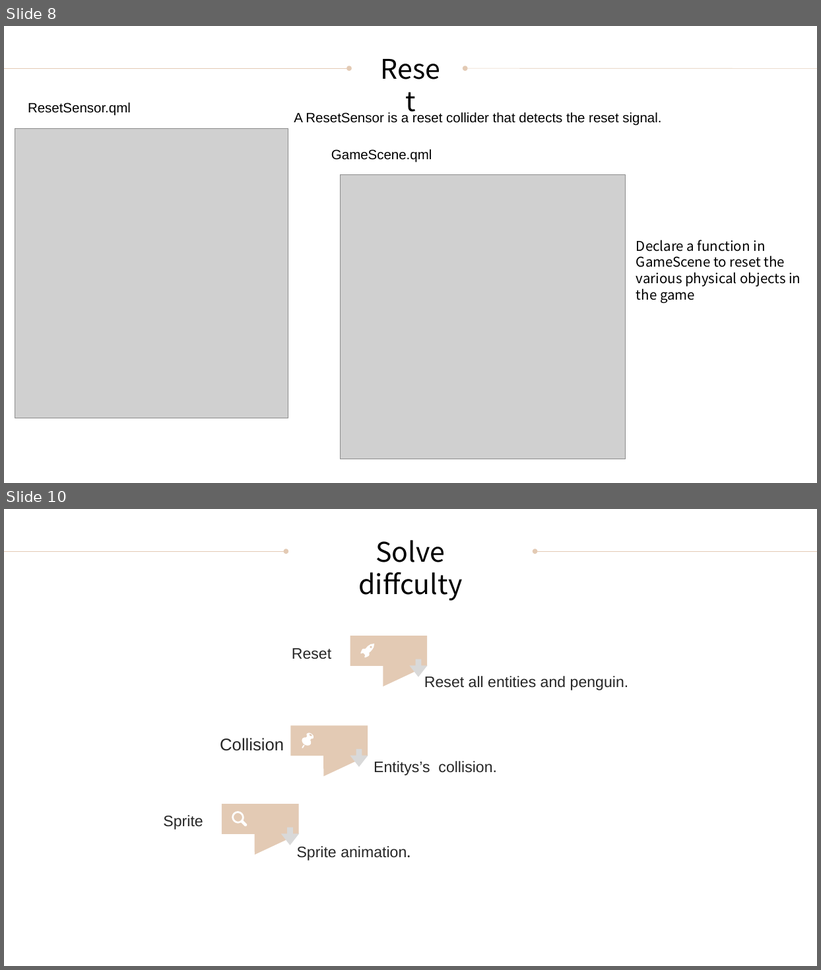
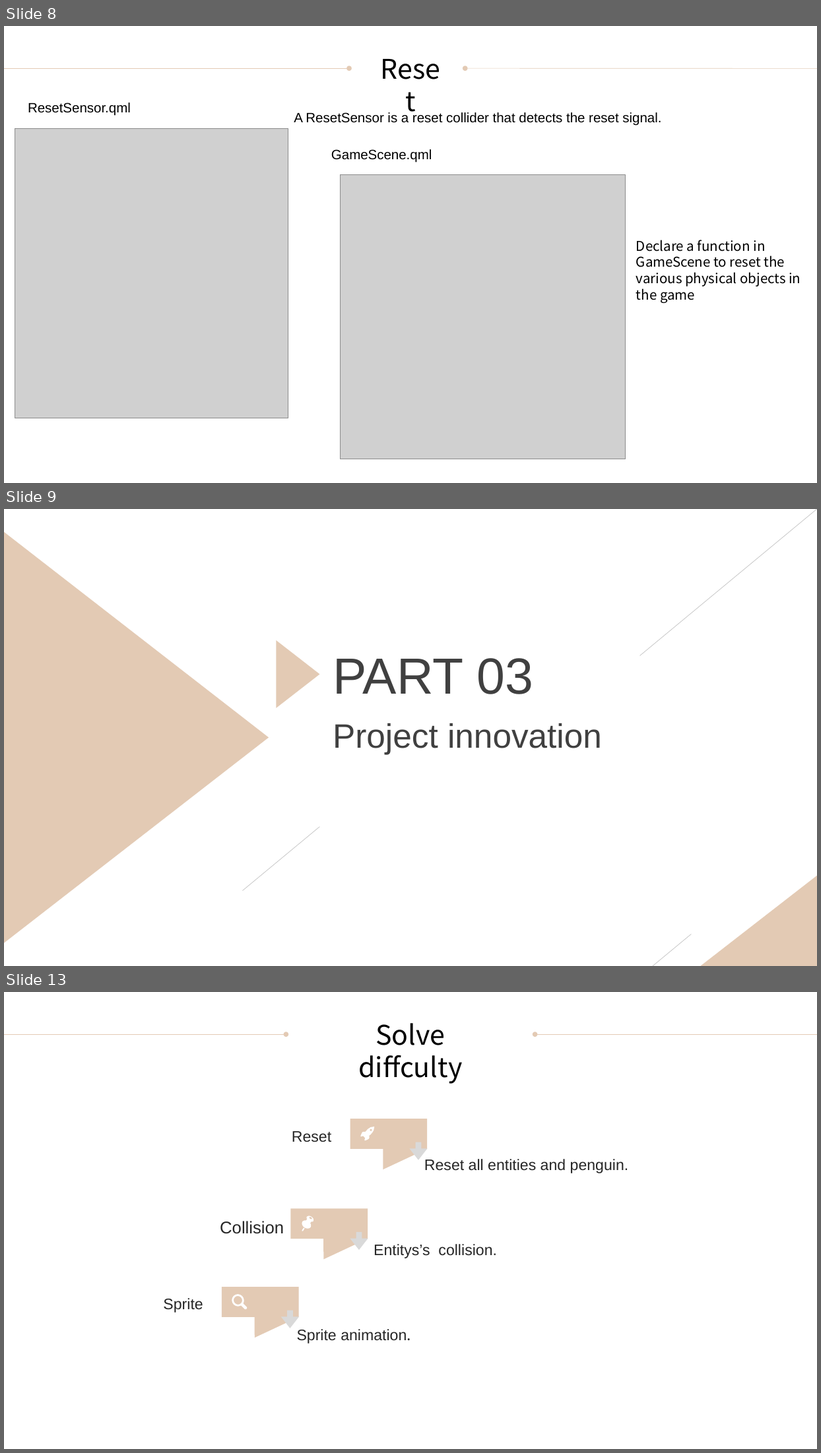
Before and after one commit to furongzhilab/SuperTux, a slide deck: 答辩PPT.pptx. Shown one above the other, each under a label of ours: slides 8 and 10 before the commit, slides 8, 9 and 13 after it; the slides between them are not shown. The pictures are 821x970 and 821x1453 pixels, drawn with LibreOffice and Linux fonts; fonts in the diff are those of the drawing; grey boxes stand for pictures. Boxes give left, top, right and bottom in pixels: in the first picture for what was removed or moved away, otherwise in the second. Text is boxed around its words. In the diff, an @@ line names an element or a change of style, - is before the commit and + after.

```diff
--- a/答辩PPT.pptx
+++ b/答辩PPT.pptx
@@ slide 9 added at <box>4,509,817,966</box>, background #FFFFFF @@
@@ line added from (817, 509) to (640, 656), #BFBFBF 0.5 pt @@
@@ triangle added at <box>4,532,269,943</box>, fill #E3CAB4 @@
@@ triangle added at <box>276,640,319,708</box>, fill #E3CAB4 @@
@@ text added at <box>333,658,533,694</box>, 60 pt, text #404040 @@
+PART 03
@@ text added at <box>333,723,602,755</box>, 40 pt, text #404040 @@
+Project innovation
@@ line added from (320, 827) to (242, 891), #BFBFBF 0.5 pt @@
@@ freeform shape added at <box>700,876,817,966</box>, fill #E3CAB4 @@
@@ line added from (692, 935) to (653, 966), #BFBFBF 0.5 pt @@
@@ what was slide 10 is now slide 13 @@
```
Also in this commit, not shown: 6 slides changed, 4 other slides added.
